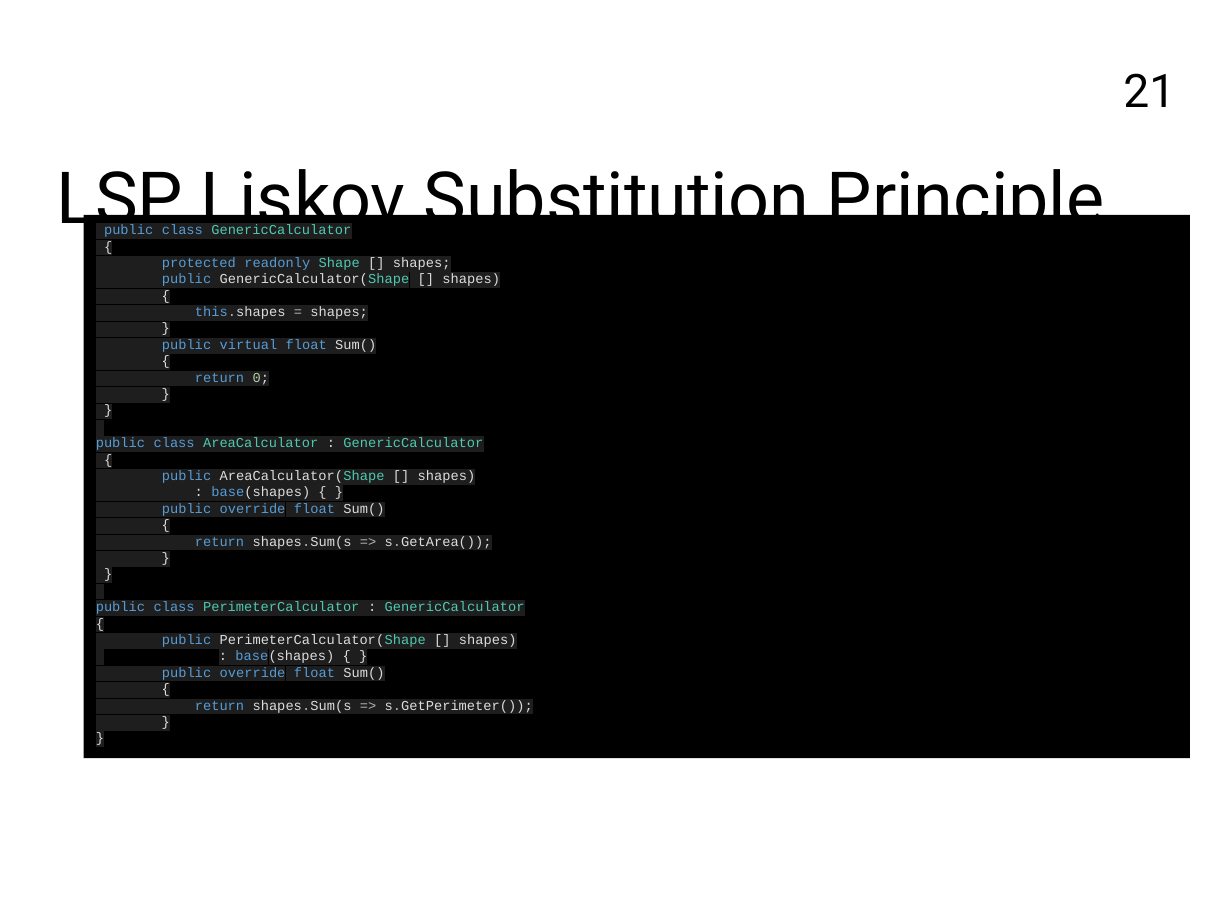
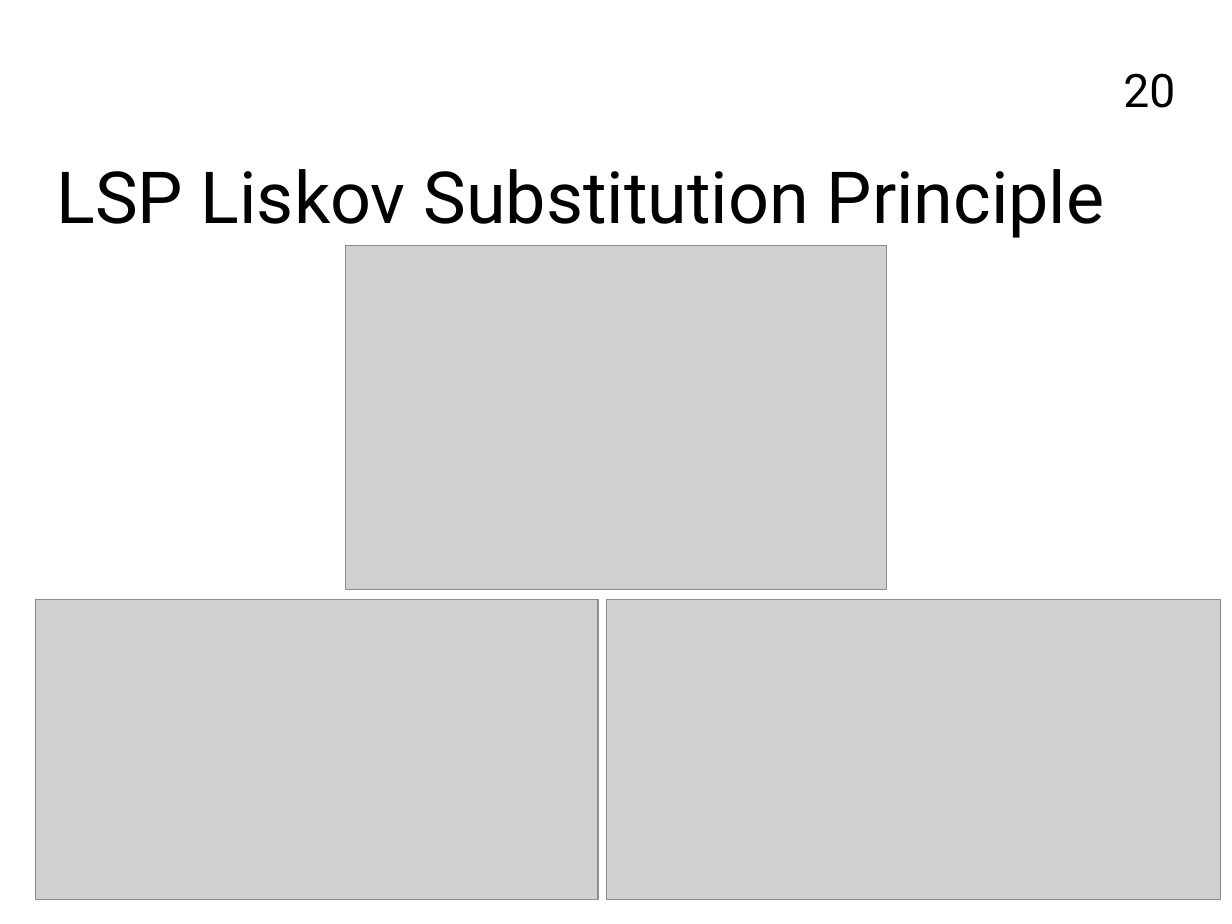
Before and after one commit to FrancoMelandri/SOLID, a slide deck: slide 20 of docs/solid.pptx (slide 21 before the commit). Drawn at 1232x924 pixels with LibreOffice and Linux fonts; fonts in the diff are those of the drawing; grey boxes stand for pictures. Boxes give left, top, right and bottom in pixels: in the first picture for what was removed or moved away, otherwise in the second. Text is boxed around its words. In the diff, an @@ line names an element or a change of style, - is before the commit and + after.

Commit message:
removing LSP snippets introducing carbon images

```diff
--- a/docs/solid.pptx
+++ b/docs/solid.pptx
@@ page number at (x1=1123, y1=73, x2=1175, y2=108): text changed @@
-21
+20
@@ rectangle removed at (x1=84, y1=214, x2=1190, y2=758) @@
-public class GenericCalculator
-{
-protected readonly Shape [] shapes;
-public GenericCalculator(Shape [] shapes)
-{
-this.shapes = shapes;
-}
-public virtual float Sum()
-{
-return 0;
-}
-}
-public class AreaCalculator : GenericCalculator
-{
-public AreaCalculator(Shape [] shapes)
-: base(shapes) { }
-public override float Sum()
-{
-return shapes.Sum(s => s.GetArea());
-}
-}
-public class PerimeterCalculator : GenericCalculator
-{
-public PerimeterCalculator(Shape [] shapes)
-: base(shapes) { }
-public override float Sum()
-{
-return shapes.Sum(s => s.GetPerimeter());
-}
-}
@@ picture added at (x1=346, y1=245, x2=887, y2=589) @@
@@ picture added at (x1=36, y1=600, x2=598, y2=901) @@
@@ picture added at (x1=606, y1=600, x2=1220, y2=901) @@
```
Also in this commit, not shown: 5 other slides changed, 1 slide added, 1 slide removed.
